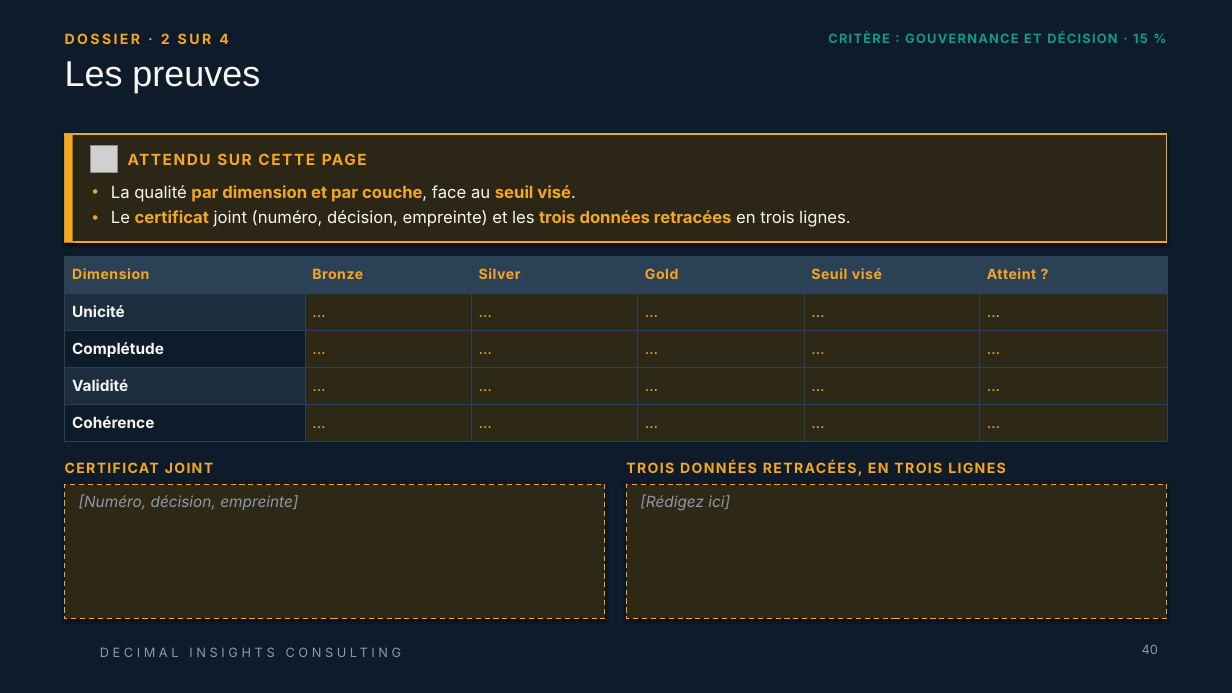
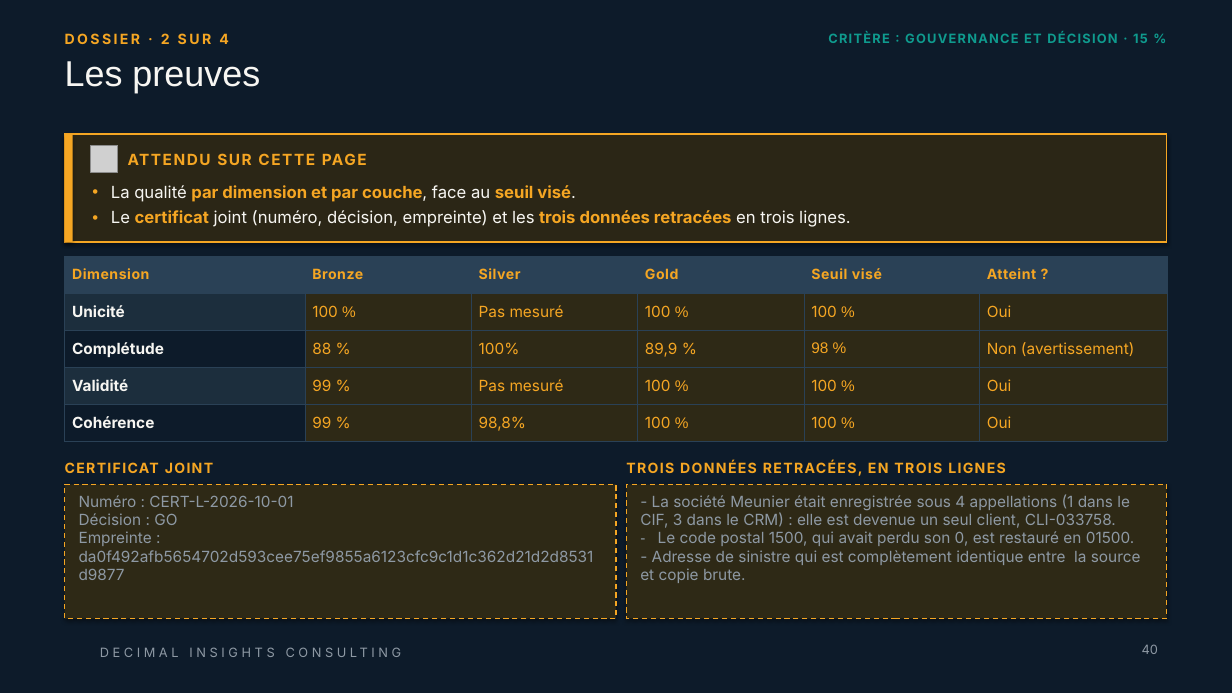
Before and after one commit to 0TRDavid/td-qualite-g00, a slide deck: slide 40 of livrables/Livrable_Groupe_TD_AssurConnect.pptx. Drawn at 1232x693 pixels with LibreOffice and Linux fonts; fonts in the diff are those of the drawing; grey boxes stand for pictures; background and template pictures are left out. Boxes give left, top, right and bottom in pixels: in the first picture for what was removed or moved away, otherwise in the second. Text is boxed around its words. In the diff, an @@ line names an element or a change of style, - is before the commit and + after.

```diff
--- a/livrables/Livrable_Groupe_TD_AssurConnect.pptx
+++ b/livrables/Livrable_Groupe_TD_AssurConnect.pptx
@@ table at bbox=[65, 256, 1167, 441] @@
-row 2: Unicité | … | … | … | … | …
+row 2: Unicité | 100 % | Pas mesuré | 100 % | 100 % | Oui
-row 3: Complétude | … | … | … | … | …
+row 3: Complétude | 88 % | 100% | 89,9 % | 98 % | Non (avertissement)
-row 4: Validité | … | … | … | … | …
+row 4: Validité | 99 % | Pas mesuré | 100 % | 100 % | Oui
-row 5: Cohérence | … | … | … | … | …
+row 5: Cohérence | 99 % | 98,8% | 100 % | 100 % | Oui
@@ rectangle "Numéro : CERT-L-2026-10-01": place and size @@
-rectangle "Numéro : CERT-L-2026-10-01" at bbox=[65, 484, 605, 619]
+rectangle "Numéro : CERT-L-2026-10-01" at bbox=[65, 484, 616, 619]
@@ text in rectangle at bbox=[79, 495, 293, 546]: text changed; italic off @@
-[Numéro, décision, empreinte]
+Numéro : CERT-L-2026-10-01
+Décision : GO
+Empreinte : da0f492afb5654702d593cee75ef9855a6123cfc9c1d1c362d21d2d8531d9877
@@ text in rectangle at bbox=[640, 494, 1141, 583]: text changed; italic off @@
-[Rédigez ici]
+- La société Meunier était enregistrée sous 4 appellations (1 dans le CIF, 3 dans le CRM) : elle est devenue un seul client, CLI-033758.
+– Le code postal 1500, qui avait perdu son 0, est restauré en 01500.
+- Adresse de sinistre qui est complètement identique entre la source et copie brute.
```
Also in this commit, not shown: 29 other slides changed, 1 slide added.
